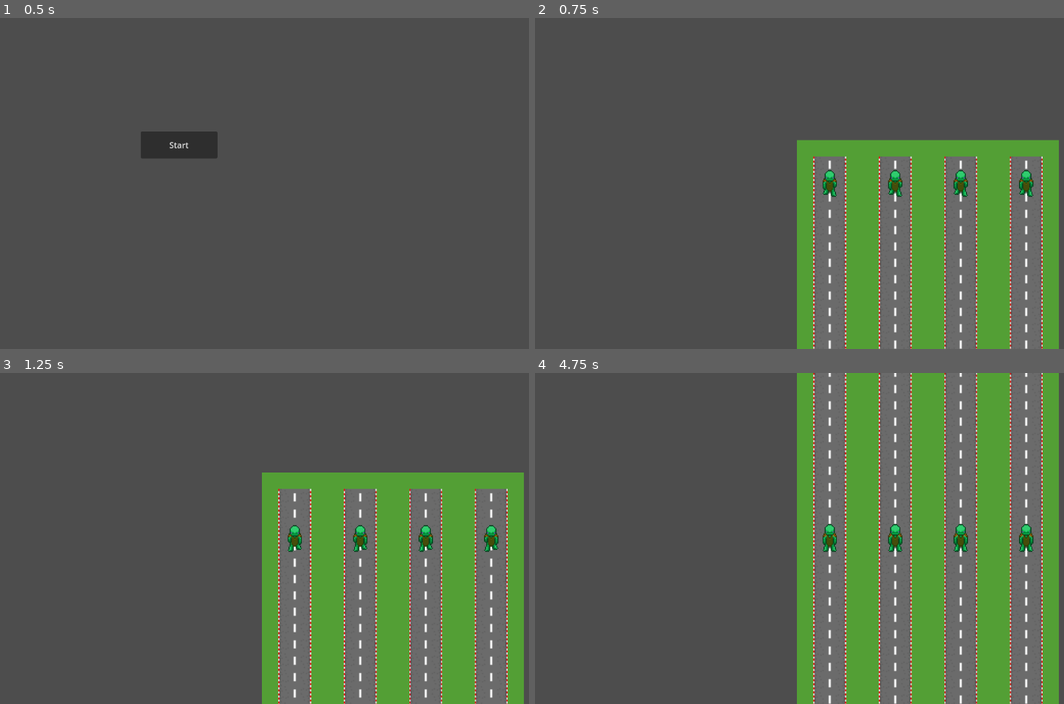
Above: before the commit, frames 1-4 (two rows, left to right).
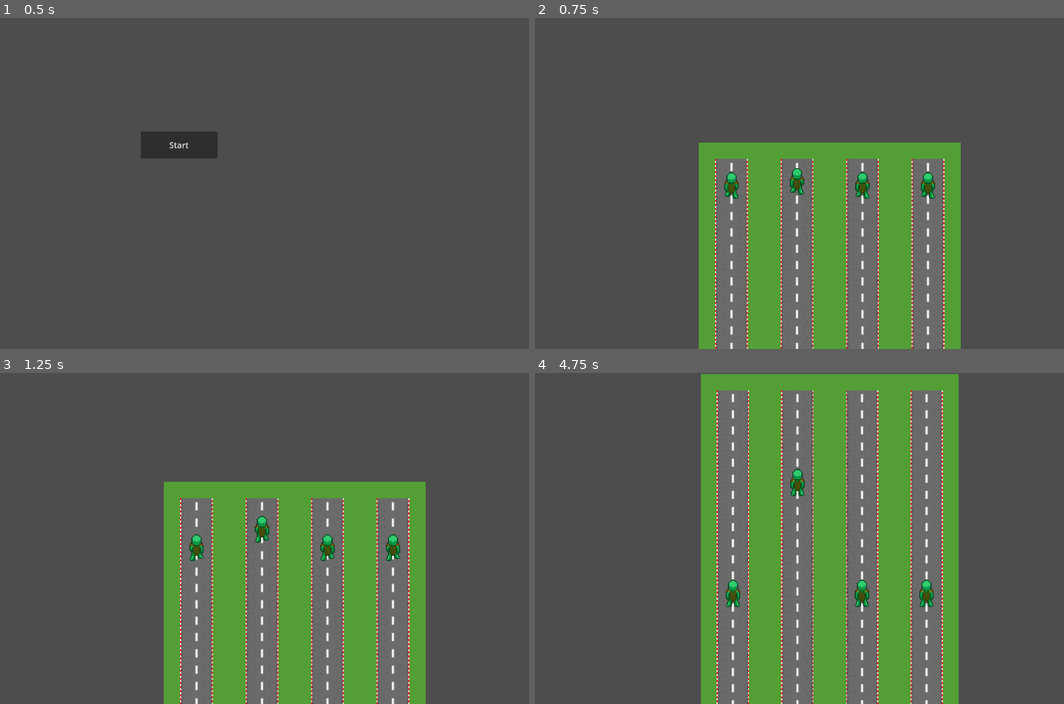
Above: after the commit, the same moments.

Repository: MichaelPherry/TurtleRace
Game: Godot game, scene res://Scenes/start_screen.tscn
Same seed, same stepped clock (60 frames per second), same inputs: the game is played once before the commit and once after it.
Inputs:
- Up to frame 1 (0.5 s): no input
- Up to frame 2 (0.75 s): click "Start" at 0.5 s
- Up to frame 3 (1.25 s): no input
- Up to frame 4 (4.75 s): no input

Frame 1 is identical in both runs. In frame 2, 41% of the frame differs, in the area x 30-100%, y 36-100%; in frame 3, 45%; in frame 4, 65%, in the area x 31-100%, y 0-100%.

Commit message:
siwwy camera

Diff:
--- a/Scenes/FinishLine.gd
+++ b/Scenes/FinishLine.gd
@@ -19,6 +19,6 @@
 			body.sprite.speed_scale = 1
 			body.sprite.play("Standing")
 			print("%s has finished the race!" % body.name)
-			if len(finished_turts) >= 2:
+			if len(finished_turts) >= 4:
 				#pass
 				get_tree().change_scene_to_file("res://Scenes/shop.tscn")
--- a/Scenes/main.tscn
+++ b/Scenes/main.tscn
@@ -6,6 +6,7 @@
 [ext_resource type="Script" path="res://Scenes/FinishLine.gd" id="4_1rket"]
 [ext_resource type="PackedScene" uid="uid://b6ted173sekb" path="res://turts/turtle_3.tscn" id="4_k5tcr"]
 [ext_resource type="PackedScene" uid="uid://c2tlf8saaaa6y" path="res://turts/turtle_4.tscn" id="5_gfehn"]
+[ext_resource type="Script" path="res://Scenes/main_camera.gd" id="7_8yu1y"]
 
 [sub_resource type="TileSetAtlasSource" id="TileSetAtlasSource_2ukur"]
 texture = ExtResource("1_oni7n")
@@ -97,4 +98,8 @@
 position = Vector2(143, 376)
 shape = SubResource("RectangleShape2D_rpk1i")
 
+[node name="Camera2D" type="Camera2D" parent="."]
+position = Vector2(147, 216)
+script = ExtResource("7_8yu1y")
+
 [connection signal="body_exited" from="FinishLine" to="FinishLine" method="_on_body_exited"]
--- /dev/null
+++ b/Scenes/main_camera.gd
@@ -0,0 +1,34 @@
+extends Camera2D
+var min_pos = 0
+var max_pos = 0
+var center = 0
+var turtles = null
+var zoom_amt = 2
+var last_dist = 0
+
+func update_zoom(distance):
+	if distance > last_dist and zoom_amt > 1.5:
+		zoom_amt = zoom_amt - 0.001
+	elif distance < last_dist and zoom_amt < 2:
+		zoom_amt = zoom_amt + 0.001
+	last_dist = distance
+	zoom = zoom.lerp(Vector2(zoom_amt, zoom_amt), 0.001)
+
+func _ready():
+	zoom = Vector2(zoom_amt, zoom_amt)
+
+
+# Called every frame. 'delta' is the elapsed time since the previous frame.
+func _process(delta):
+	var turtles = get_tree().get_nodes_in_group("turt_player")
+	min_pos = turtles[0].global_position
+	max_pos = turtles[0].global_position
+	for turtle in turtles:
+		var pos = turtle.global_position
+		min_pos = Vector2(min(min_pos.x, pos.x), min(min_pos.y, pos.y))
+		max_pos = Vector2(max(max_pos.x, pos.x), max(max_pos.y, pos.y))
+
+	center = (min_pos + max_pos) * 0.5
+	global_position = center
+	print(max_pos.y - min_pos.y)
+	update_zoom(max_pos.y - min_pos.y)
--- a/turts/turtle.tscn
+++ b/turts/turtle.tscn
@@ -94,6 +94,3 @@
 [node name="CollisionShape2D" type="CollisionShape2D" parent="."]
 position = Vector2(0, -1)
 shape = SubResource("CapsuleShape2D_afxjx")
-
-[node name="Camera2D" type="Camera2D" parent="."]
-zoom = Vector2(2, 2)
--- /dev/null
+++ b/turts/turtle_2.gd
@@ -0,0 +1,39 @@
+extends CharacterBody2D
+
+@export var description: String
+@export var icon: Texture2D
+
+const player = "human turtle"
+const SPEED = 4
+var multiplier = 4
+
+#If health falls to zero your speed slows drastically
+const full_health = 3
+var health_buff = 0
+var race_health = 3
+var health_check = true
+@onready var sprite = $AnimatedSprite2D
+
+var passives = [preload("res://Passives/coffee.tres")]
+var item_holding = []
+var item_use = []
+
+func _ready():
+	#Initializes a group to check when a turt has crossed the finish line
+	add_to_group("turt_player")
+	sprite.play("Walking")
+	race_health = full_health + health_buff
+
+	for boost in passives:
+		boost.apply(self)
+
+	sprite.speed_scale *= multiplier
+
+func _physics_process(delta):
+	if health_check and race_health <= 0:
+		health_check = false
+		multiplier = 0.5
+		print('Turt DEAD')
+	velocity.y = SPEED * multiplier
+
+	move_and_slide()
--- a/turts/turtle_2.tscn
+++ b/turts/turtle_2.tscn
@@ -1,6 +1,6 @@
 [gd_scene load_steps=14 format=3 uid="uid://bxp00n2k36k1"]
 
-[ext_resource type="Script" path="res://turts/turtle.gd" id="1_au57e"]
+[ext_resource type="Script" path="res://turts/turtle_2.gd" id="1_ch7k7"]
 [ext_resource type="Texture2D" uid="uid://b0b1c45gpx43k" path="res://Art/Turtle.png" id="2_drrf6"]
 
 [sub_resource type="AtlasTexture" id="AtlasTexture_06luu"]
@@ -84,7 +84,7 @@
 height = 28.0
 
 [node name="Turtle2" type="CharacterBody2D"]
-script = ExtResource("1_au57e")
+script = ExtResource("1_ch7k7")
 
 [node name="AnimatedSprite2D" type="AnimatedSprite2D" parent="."]
 texture_filter = 1
@@ -94,6 +94,3 @@
 [node name="CollisionShape2D" type="CollisionShape2D" parent="."]
 position = Vector2(0, -1)
 shape = SubResource("CapsuleShape2D_afxjx")
-
-[node name="Camera2D" type="Camera2D" parent="."]
-zoom = Vector2(2, 2)
--- /dev/null
+++ b/turts/turtle_3.gd
@@ -0,0 +1,39 @@
+extends CharacterBody2D
+
+@export var description: String
+@export var icon: Texture2D
+
+const player = "human turtle"
+const SPEED = 10
+var multiplier = 4
+
+#If health falls to zero your speed slows drastically
+const full_health = 3
+var health_buff = 0
+var race_health = 3
+var health_check = true
+@onready var sprite = $AnimatedSprite2D
+
+var passives = [preload("res://Passives/coffee.tres")]
+var item_holding = []
+var item_use = []
+
+func _ready():
+	#Initializes a group to check when a turt has crossed the finish line
+	add_to_group("turt_player")
+	sprite.play("Walking")
+	race_health = full_health + health_buff
+
+	for boost in passives:
+		boost.apply(self)
+
+	sprite.speed_scale *= multiplier
+
+func _physics_process(delta):
+	if health_check and race_health <= 0:
+		health_check = false
+		multiplier = 0.5
+		print('Turt DEAD')
+	velocity.y = SPEED * multiplier
+
+	move_and_slide()
--- a/turts/turtle_3.tscn
+++ b/turts/turtle_3.tscn
@@ -1,6 +1,6 @@
 [gd_scene load_steps=14 format=3 uid="uid://b6ted173sekb"]
 
-[ext_resource type="Script" path="res://turts/turtle.gd" id="1_iu0ao"]
+[ext_resource type="Script" path="res://turts/turtle_3.gd" id="1_u6oxt"]
 [ext_resource type="Texture2D" uid="uid://b0b1c45gpx43k" path="res://Art/Turtle.png" id="2_ihwkk"]
 
 [sub_resource type="AtlasTexture" id="AtlasTexture_06luu"]
@@ -84,7 +84,7 @@
 height = 28.0
 
 [node name="Turtle3" type="CharacterBody2D"]
-script = ExtResource("1_iu0ao")
+script = ExtResource("1_u6oxt")
 
 [node name="AnimatedSprite2D" type="AnimatedSprite2D" parent="."]
 texture_filter = 1
@@ -94,6 +94,3 @@
 [node name="CollisionShape2D" type="CollisionShape2D" parent="."]
 position = Vector2(0, -1)
 shape = SubResource("CapsuleShape2D_afxjx")
-
-[node name="Camera2D" type="Camera2D" parent="."]
-zoom = Vector2(2, 2)
--- /dev/null
+++ b/turts/turtle_4.gd
@@ -0,0 +1,39 @@
+extends CharacterBody2D
+
+@export var description: String
+@export var icon: Texture2D
+
+const player = "human turtle"
+const SPEED = 10
+var multiplier = 4
+
+#If health falls to zero your speed slows drastically
+const full_health = 3
+var health_buff = 0
+var race_health = 3
+var health_check = true
+@onready var sprite = $AnimatedSprite2D
+
+var passives = [preload("res://Passives/coffee.tres")]
+var item_holding = []
+var item_use = []
+
+func _ready():
+	#Initializes a group to check when a turt has crossed the finish line
+	add_to_group("turt_player")
+	sprite.play("Walking")
+	race_health = full_health + health_buff
+
+	for boost in passives:
+		boost.apply(self)
+
+	sprite.speed_scale *= multiplier
+
+func _physics_process(delta):
+	if health_check and race_health <= 0:
+		health_check = false
+		multiplier = 0.5
+		print('Turt DEAD')
+	velocity.y = SPEED * multiplier
+
+	move_and_slide()
--- a/turts/turtle_4.tscn
+++ b/turts/turtle_4.tscn
@@ -1,6 +1,6 @@
 [gd_scene load_steps=14 format=3 uid="uid://c2tlf8saaaa6y"]
 
-[ext_resource type="Script" path="res://turts/turtle.gd" id="1_my113"]
+[ext_resource type="Script" path="res://turts/turtle_4.gd" id="1_i3oiq"]
 [ext_resource type="Texture2D" uid="uid://b0b1c45gpx43k" path="res://Art/Turtle.png" id="2_xksey"]
 
 [sub_resource type="AtlasTexture" id="AtlasTexture_06luu"]
@@ -84,7 +84,7 @@
 height = 28.0
 
 [node name="Turtle4" type="CharacterBody2D"]
-script = ExtResource("1_my113")
+script = ExtResource("1_i3oiq")
 
 [node name="AnimatedSprite2D" type="AnimatedSprite2D" parent="."]
 texture_filter = 1
@@ -94,6 +94,3 @@
 [node name="CollisionShape2D" type="CollisionShape2D" parent="."]
 position = Vector2(0, -1)
 shape = SubResource("CapsuleShape2D_afxjx")
-
-[node name="Camera2D" type="Camera2D" parent="."]
-zoom = Vector2(2, 2)
Not shown: 1 places in Scenes/main.tscn that only renumber resources
